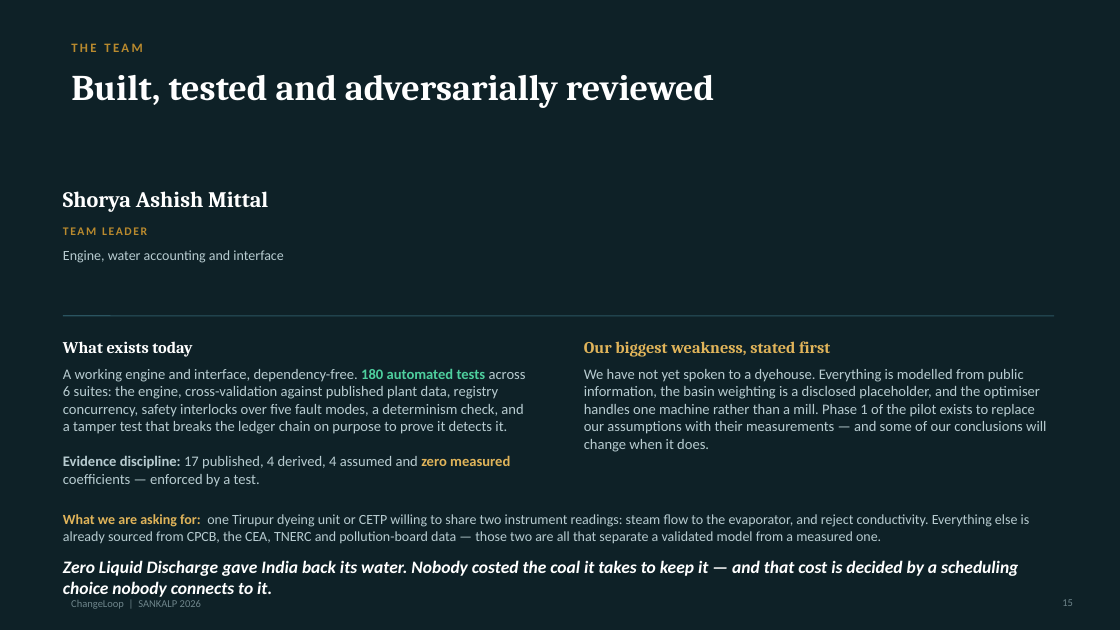
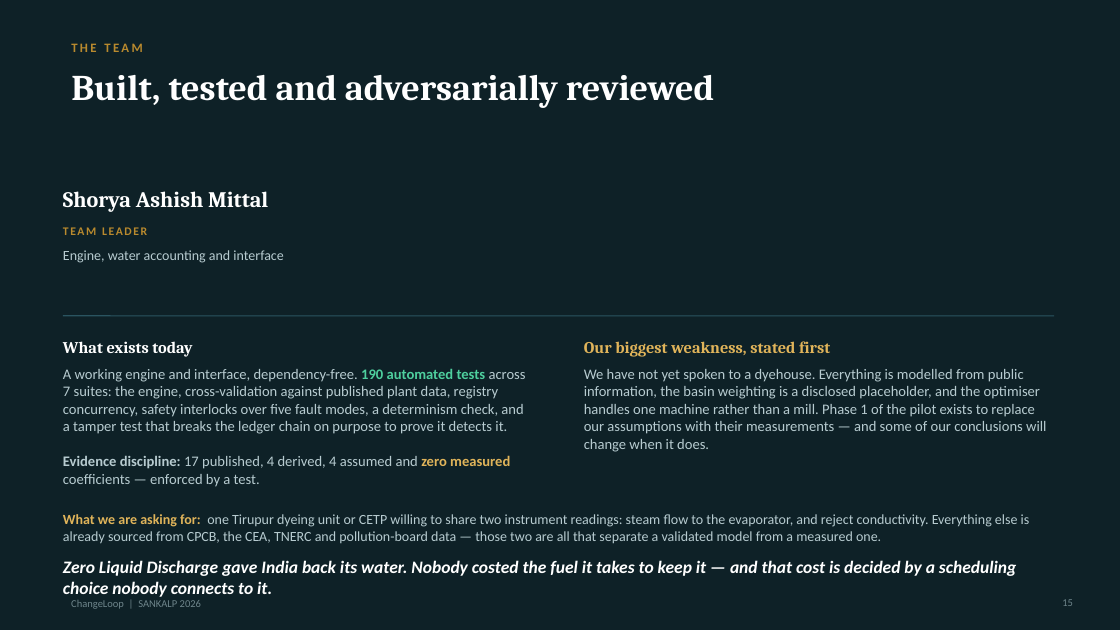
Before and after one commit to shoryamittal/Changeloop-water-intelligence-, a slide deck: slide 15 of submission/ChangeLoop_SANKALP_2026.pptx. Drawn at 1120x630 pixels with LibreOffice and Linux fonts; fonts in the diff are those of the drawing. Boxes give left, top, right and bottom in pixels: in the first picture for what was removed or moved away, otherwise in the second. Text is boxed around its words. In the diff, an @@ line names an element or a change of style, - is before the commit and + after.

```diff
--- a/submission/ChangeLoop_SANKALP_2026.pptx
+++ b/submission/ChangeLoop_SANKALP_2026.pptx
@@ text at bbox=[63, 369, 526, 487]: text changed @@
-A working engine and interface, dependency-free. 180 automated tests across 6 suites: the engine, cross-validation against published plant data, registry concurrency, safety interlocks over five fault modes, a determinism check, and a tamper test that breaks the ledger chain on purpose to prove it detects it.
-Evidence discipline: 17 published, 4 derived, 4 assumed and zero measured coefficients — enforced by a test.
+A working engine and interface, dependency-free. 190 automated tests across 7 suites: the engine, cross-validation against published plant data, registry concurrency, safety interlocks over five fault modes, a determinism check, and a tamper test that breaks the ledger chain on purpose to prove it detects it.
+Evidence discipline: 17 published, 4 derived, 4 assumed and zero measured coefficients — enforced by a test.
@@ text at bbox=[63, 560, 1016, 597]: text changed @@
-Zero Liquid Discharge gave India back its water. Nobody costed the coal it takes to keep it — and that cost is decided by a scheduling choice nobody connects to it.
+Zero Liquid Discharge gave India back its water. Nobody costed the fuel it takes to keep it — and that cost is decided by a scheduling choice nobody connects to it.
```
Also in this commit, not shown: 5 other slides changed, 32 other files.
